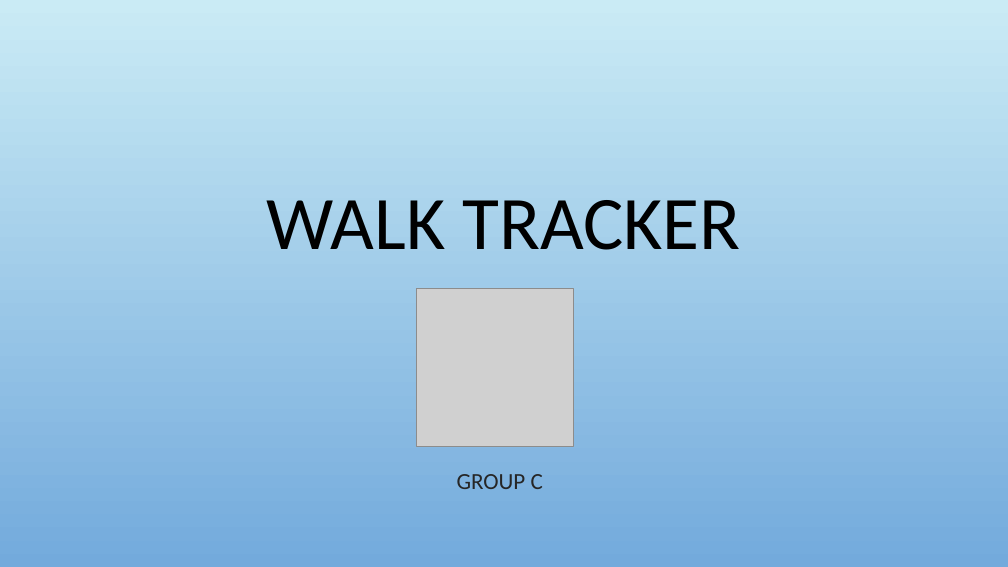
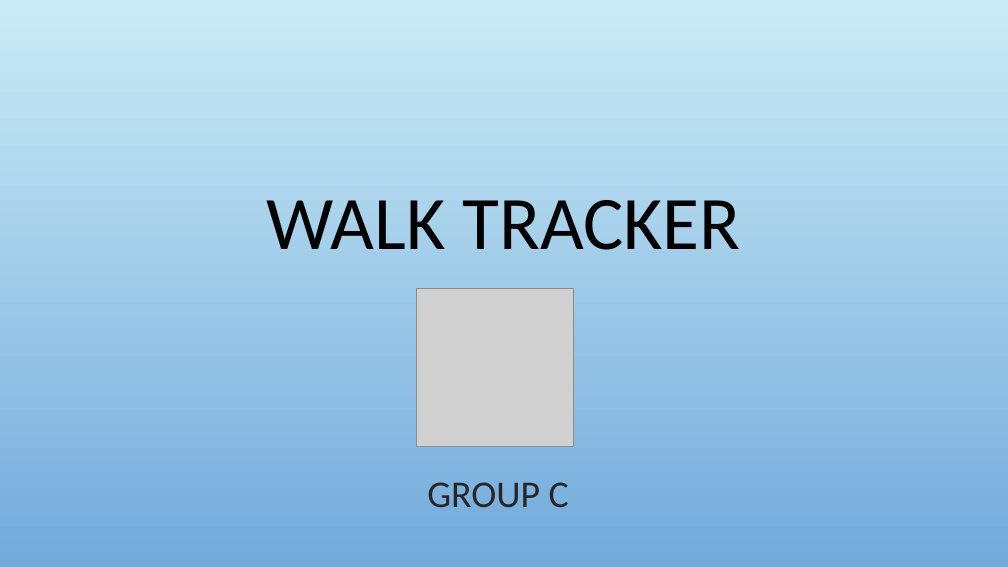
Before and after one commit to RaviTeja444/health-wellness, a slide deck: slide 1 of docs/presentation/Walk_Tracker.pptx. Drawn at 1008x567 pixels with LibreOffice and Linux fonts; fonts in the diff are those of the drawing; grey boxes stand for pictures; background and template pictures are left out. Boxes give left, top, right and bottom in pixels: in the first picture for what was removed or moved away, otherwise in the second. Text is boxed around its words. In the diff, an @@ line names an element or a change of style, - is before the commit and + after.

```diff
--- a/docs/presentation/Walk_Tracker.pptx
+++ b/docs/presentation/Walk_Tracker.pptx
@@ subtitle "GROUP C" at [427, 482, 569, 508]: size 22 to 36 pt @@
```
Also in this commit, not shown: 1 other slide changed, 2 slides added.
